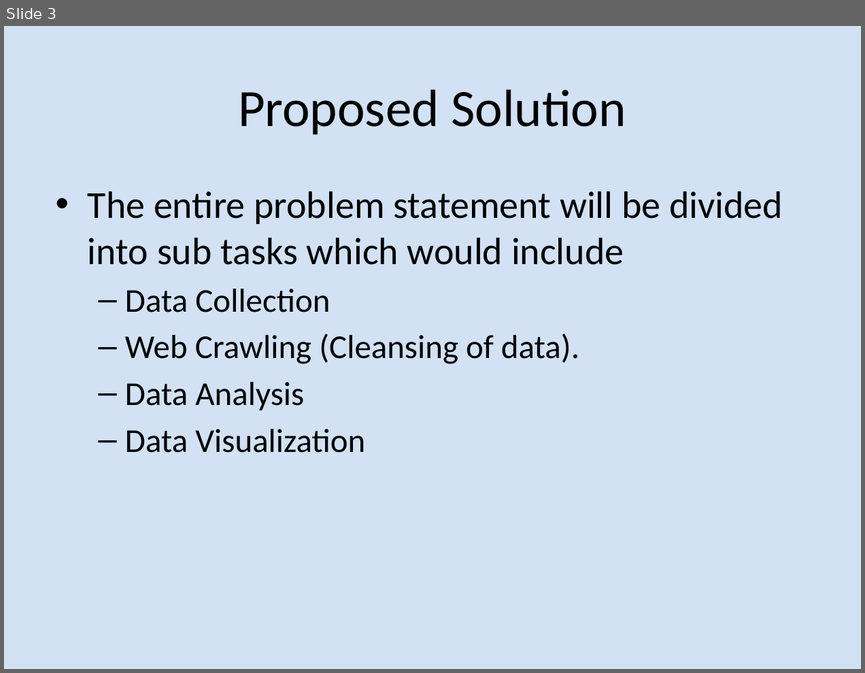
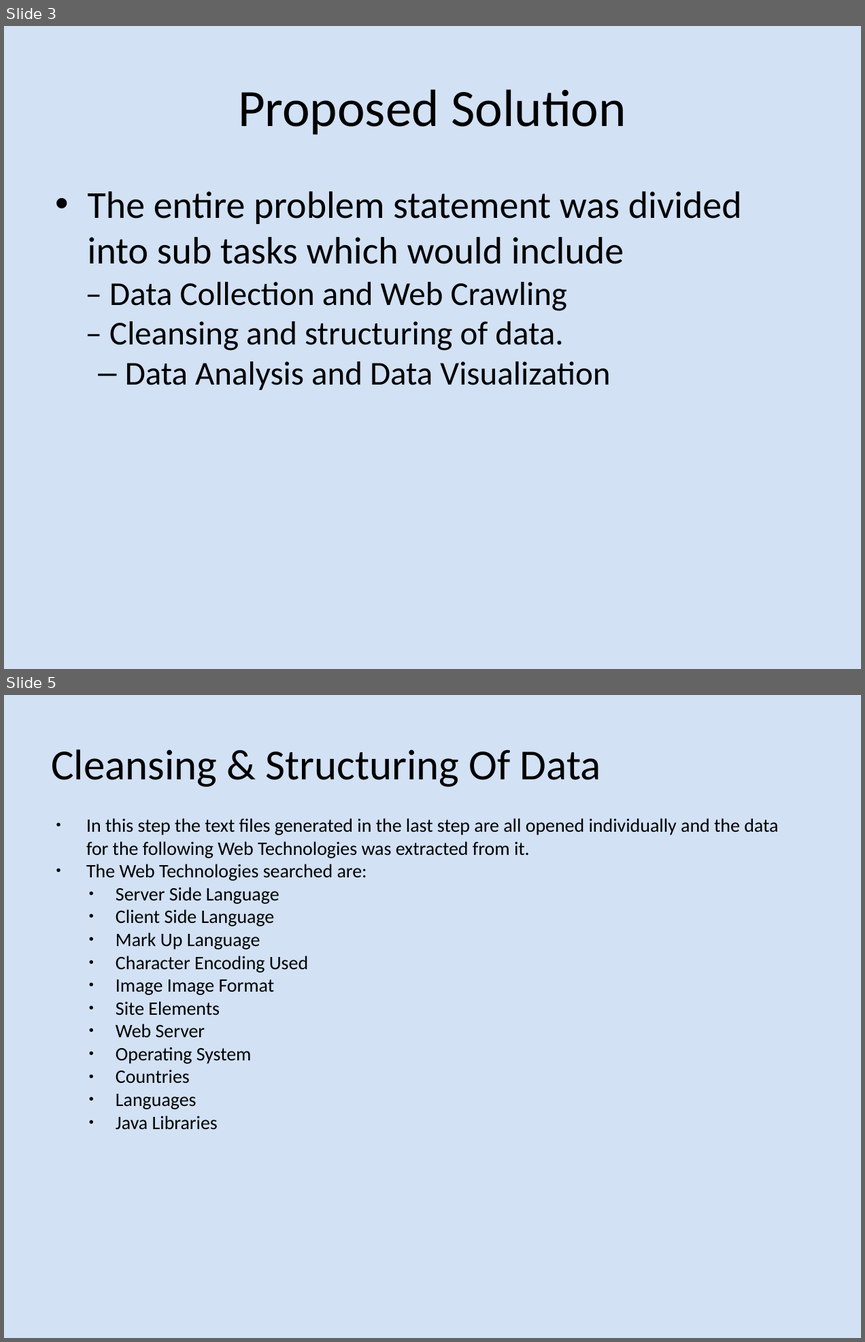
Before and after one commit to hartej-kathuria/term-project, a slide deck: HTML Attribute Analysis of the Top 200 Most.pptx. Shown one above the other, each under a label of ours: slide 3 before the commit, slides 3 and 5 after it; the slides between them are not shown. The pictures are 865x673 and 865x1342 pixels, drawn with LibreOffice and Linux fonts; fonts in the diff are those of the drawing. Boxes give left, top, right and bottom in pixels: in the first picture for what was removed or moved away, otherwise in the second. Text is boxed around its words. In the diff, an @@ line names an element or a change of style, - is before the commit and + after.

```diff
--- a/HTML Attribute Analysis of the Top 200 Most.pptx
+++ b/HTML Attribute Analysis of the Top 200 Most.pptx
@@ slide 5 added at box(4, 695, 861, 1338), background #C6D9F1 at 78% opacity @@
@@ text added at box(51, 749, 601, 787), 36 pt, text #000000 @@
+Cleansing & Structuring Of Data
@@ text added at box(86, 818, 778, 1130), 16 pt, text #000000 @@
+● In this step the text files generated in the last step are all opened individually and the data for the following Web Technologies was extracted from it.
+● The Web Technologies searched are:
+  ● Server Side Language
+  ● Client Side Language
+  ● Mark Up Language
+  ● Character Encoding Used
+  ● Image Image Format
+  ● Site Elements
+  ● Web Server
+  ● Operating System
+  ● Countries
+  ● Languages
+  ● Java Libraries
@@ slide 3 changed as well @@
@@ text at box(88, 191, 742, 390): text changed @@
-• The entire problem statement will be divided into sub tasks which would include
-  – Data Collection
-  – Web Crawling (Cleansing of data).
-  – Data Analysis
-  – Data Visualization
+• The entire problem statement was divided into sub tasks which would include
+– Data Collection and Web Crawling
+– Cleansing and structuring of data.
+  – Data Analysis and Data Visualization
```
Also in this commit, not shown: 2 other slides changed, 4 other slides added, 3 slides removed.
